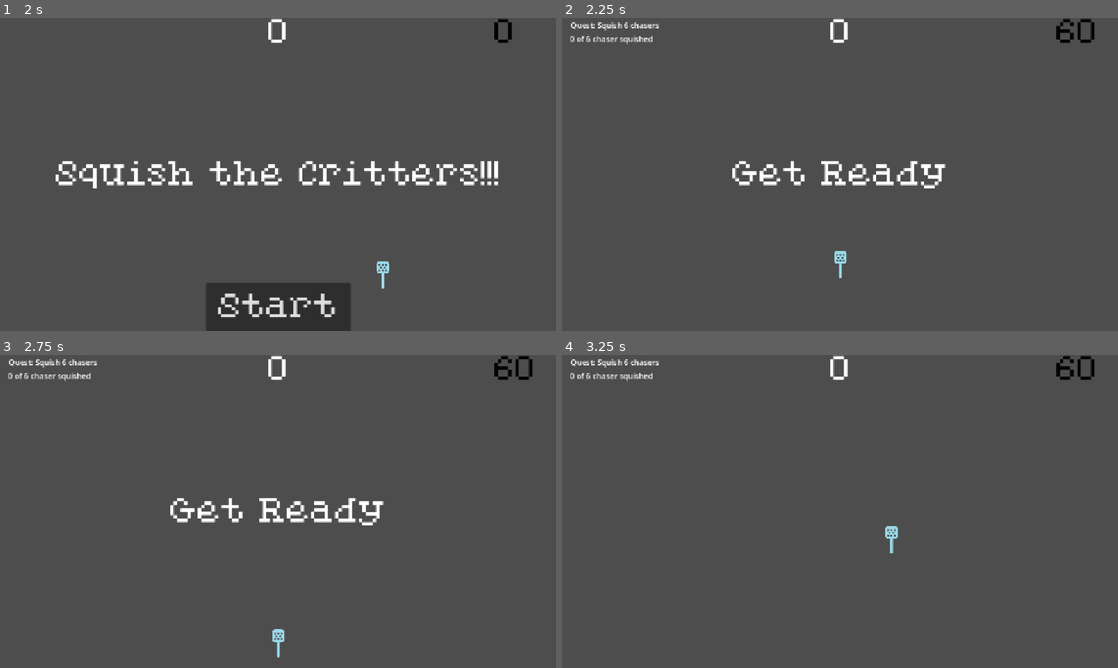
Above: before the commit, frames 1-4 (two rows, left to right).
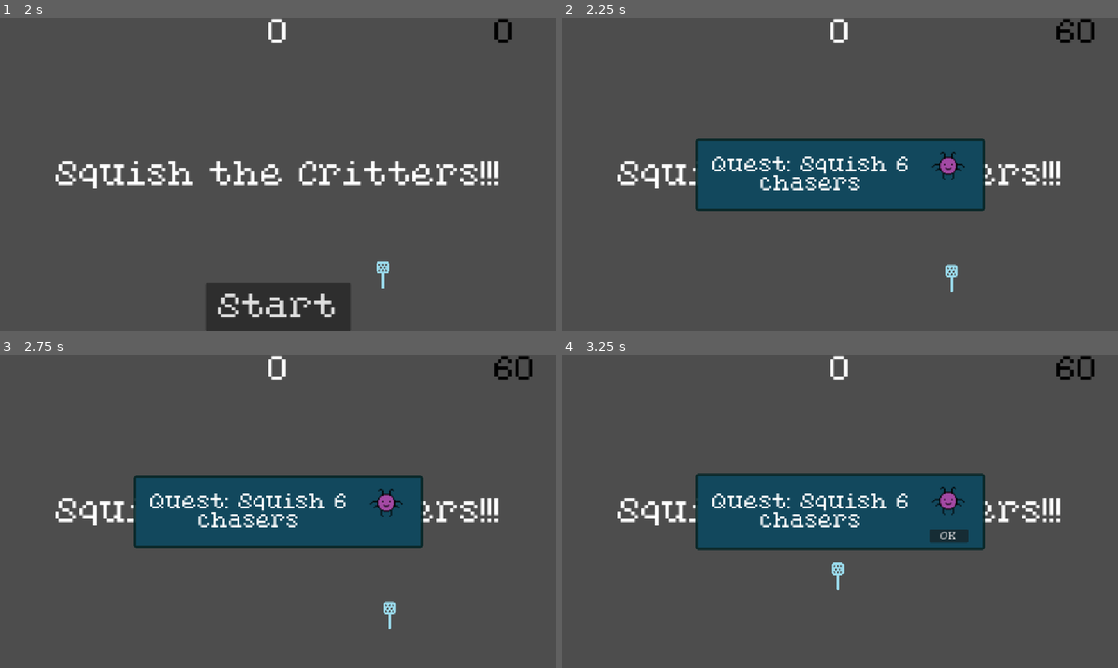
Above: after the commit, the same moments.

Repository: Evenwood/godotgamejame84
Game: Godot game, scene res://gui/title.tscn
Same seed, same stepped clock (60 frames per second), same inputs: the game is played once before the commit and once after it.
Inputs (mouse positions are in pixels of both pictures, inside the frame that each line leads up to):
- Up to frame 1 (2 s): click "Start" at 0.5 s; click "Skip" at 1.25 s
- Up to frame 2 (2.25 s): click "Start" at 2 s
- Up to frame 3 (2.75 s): no input
- Up to frame 4 (3.25 s): tap Enter at 2.75 s; move the mouse to (962, 495) at 2.77 s; right-click (962, 495) at 2.85 s

Frame 1 is identical in both runs. In frame 2, 14% of the frame differs, in the area x 1-90%, y 1-88%; in frame 3, 14%; in frame 4, 14%, in the area x 1-90%, y 1-76%.

Commit message:
Added a pop-up window for quests and made it so quests also raise a random stat on completion

Diff:
--- a/gamejam84/Main.tscn
+++ b/gamejam84/Main.tscn
@@ -12,6 +12,7 @@
 [ext_resource type="PackedScene" uid="uid://coqc6gtkj2fdl" path="res://gui/pause.tscn" id="10_wkp8b"]
 [ext_resource type="PackedScene" uid="uid://ddhv7gv0dw3am" path="res://gui/stats.tscn" id="11_20pc6"]
 [ext_resource type="PackedScene" uid="uid://sy7jjndicuyu" path="res://gui/level.tscn" id="12_5vvyt"]
+[ext_resource type="PackedScene" uid="uid://w0u7j23cql36" path="res://miniquests/miniquest.tscn" id="13_c6i3y"]
 
 [sub_resource type="Curve2D" id="Curve2D_glv2v"]
 _data = {
@@ -88,6 +89,10 @@
 [node name="Level" parent="." instance=ExtResource("12_5vvyt")]
 visible = false
 
+[node name="Miniquest" parent="." instance=ExtResource("13_c6i3y")]
+layer = 2
+visible = false
+
 [connection signal="timeout" from="MobTimer" to="." method="_on_mob_timer_timeout"]
 [connection signal="timeout" from="ScoreTimer" to="." method="_on_score_timer_timeout"]
 [connection signal="timeout" from="StartTimer" to="." method="_on_start_timer_timeout"]
--- a/gamejam84/core.gd
+++ b/gamejam84/core.gd
@@ -37,6 +37,7 @@
 const FAKER_SQUISH_POINTS = 2
 const CHASER_SQUISH_POINTS = 3
 const COLLECT_POWER_UP_POINTS = 3
+const QUEST_POINTS = 25
 
 # Stat Values
 const REG_CRITTER_HP = 1
@@ -59,6 +60,7 @@
 var num_swats = 0
 var successful_swats = 0
 var time_elapsed = 0
+var quests_completed = 0
 
 # Scaling Parameters
 var level = 0
@@ -66,6 +68,13 @@
 const VELOCITY_INCREMENT = 5.0
 const SCALE_INCREMENT = Vector2(0.1, 0.1)
 const LUCK_INCREMENT: float = 0.2
+
+# Assets
+var forwarder_icon: Texture2D = load("res://art/critter3.png")
+var zigzagger_icon: Texture2D = load("res://art/critter3_red.png")
+var spiraler_icon: Texture2D = load("res://art/critter3_green.png")
+var faker_icon: Texture2D = load("res://art/critter3_yellow.png")
+var chaser_icon: Texture2D = load("res://art/critter3_purple.png")
 
 func calculate_score() -> int:
 	var score = 0
@@ -76,6 +85,7 @@
 	score += CHASER_SQUISH_POINTS * chasers
 	score += critter_bonus_points
 	score += COLLECT_POWER_UP_POINTS * power_ups_collected
+	score += QUEST_POINTS * quests_completed
 	return score
 
 func reset_state() -> void:
@@ -90,6 +100,7 @@
 	num_swats = 0
 	successful_swats = 0
 	time_elapsed = 0
+	quests_completed = 0
 	level = 0
 	damage_increase = 0
 	size_increase = 0
--- a/gamejam84/gui/stats.gd
+++ b/gamejam84/gui/stats.gd
@@ -10,6 +10,7 @@
 @onready var succ_swats = $StatPanel/MarginContainer/LabelContainer/SuccSwatLabel
 @onready var accuracy = $StatPanel/MarginContainer/LabelContainer/AccuracyLabel
 @onready var time = $StatPanel/MarginContainer/LabelContainer/TimeLabel
+@onready var quests = $StatPanel/MarginContainer/LabelContainer/QuestLabel
 
 @onready var continue_button = $StatPanel/MarginContainer/LabelContainer/ButtonContainer/ContinueButton
 @onready var restart_button = $StatPanel/MarginContainer/LabelContainer/ButtonContainer/RestartButton
@@ -30,6 +31,7 @@
 
 func _ready() -> void:
 	stat_timer.wait_time = Core.STAT_SCREEN_TIME_INTERVAL
+	quests.tooltip_text = "Worth " + str(Core.QUEST_POINTS)
 	forwarder.tooltip_text = "Worth " + str(Core.FORWARDER_SQUISH_POINTS)
 	zigzagger.tooltip_text = "Worth " + str(Core.ZIGZAGGER_SQUISH_POINTS)
 	spiraler.tooltip_text = "Worth " + str(Core.SPIRALER_SQUISH_POINTS)
@@ -44,6 +46,7 @@
 	succ_swats.text = "Successful Swats: " + str(Core.successful_swats)
 	accuracy.text = "Accuracy: " + calc_accuracy()
 	time.text = "Time Elapsed: " + str(Core.time_elapsed) + " seconds"
+	quests.text ="Quests Completed: " + str(Core.quests_completed)
 
 	forwarder.text = "Forwarders: " + str(Core.forwarders)
 	zigzagger.text = "Zigzaggers: " + str(Core.zigzaggers)
@@ -78,6 +81,7 @@
 	succ_swats.hide()
 	accuracy.hide()
 	time.hide()
+	quests.hide()
 	continue_button.hide()
 	restart_button.hide()
 	exit_button.hide()
@@ -100,6 +104,8 @@
 	accuracy.show()
 	await stat_timer.timeout
 	time.show()
+	await stat_timer.timeout
+	quests.show()
 	await stat_timer.timeout
 	$LevelPanel.show()
 	await stat_timer.timeout
--- a/gamejam84/gui/stats.tscn
+++ b/gamejam84/gui/stats.tscn
@@ -35,7 +35,7 @@
 
 [node name="LabelContainer" type="VBoxContainer" parent="StatPanel/MarginContainer"]
 layout_mode = 2
-theme_override_constants/separation = 45
+theme_override_constants/separation = 35
 
 [node name="CritterLabel" type="RichTextLabel" parent="StatPanel/MarginContainer/LabelContainer"]
 layout_mode = 2
@@ -103,6 +103,16 @@
 theme_override_fonts/normal_font = ExtResource("1_wd47t")
 theme_override_font_sizes/normal_font_size = 25
 text = "Time Elapsed: "
+fit_content = true
+autowrap_mode = 0
+horizontal_alignment = 1
+vertical_alignment = 1
+
+[node name="QuestLabel" type="RichTextLabel" parent="StatPanel/MarginContainer/LabelContainer"]
+layout_mode = 2
+theme_override_fonts/normal_font = ExtResource("1_wd47t")
+theme_override_font_sizes/normal_font_size = 25
+text = "Quests Completed: "
 fit_content = true
 autowrap_mode = 0
 horizontal_alignment = 1
--- a/gamejam84/gui/statstyle.tres
+++ b/gamejam84/gui/statstyle.tres
@@ -1,7 +1,7 @@
 [gd_resource type="StyleBoxFlat" format=3 uid="uid://d32ynww7y148n"]
 
 [resource]
-bg_color = Color(0.0693711, 0.280649, 0.363005, 0.713726)
+bg_color = Color(0.0705882, 0.282353, 0.364706, 1)
 border_width_left = 5
 border_width_top = 5
 border_width_right = 5
--- a/gamejam84/hud.gd
+++ b/gamejam84/hud.gd
@@ -40,8 +40,8 @@
 	quest_objective_label.text = "Quest: " + objective
 	quest_progress_label.text = progress
 
-func show_quest_completed(bonus_points: int):
+func show_quest_completed(stat_increased: String):
 	# Show a temporary completion message
-	var completion_text = "Quest Complete! +" + str(bonus_points) + " points"
+	var completion_text = "Quest Complete! " + stat_increased + " up!"
 	# You could create a temporary label or use your existing message system
 	show_message(completion_text)
--- a/gamejam84/main.gd
+++ b/gamejam84/main.gd
@@ -69,16 +69,19 @@
 	player.reset_player()
 	$PowerUpSpawner.reset_spawner()
 	$MobTimer.wait_time = Core.MOB_SPAWN_RATE
-	create_new_quest()
 	reset_game_state()
 
-func reset_game_state() -> void:
-
+func round_start():
 	$HUD.update_score(score)
 	$HUD.update_time(time)
+	create_new_quest()
+	await get_tree().create_timer(1.0).timeout
 	$HUD.show_message("Get Ready")
 	$Player.start($StartPosition.position)
 	$StartTimer.start()
+
+func reset_game_state() -> void:
+	round_start()
 	game_active = true
 
 #func _on_swat_started(start_position: Vector2):
@@ -140,7 +143,6 @@
 	if($MobTimer.wait_time > 0.1):
 		$MobTimer.wait_time -= Core.TIMER_INCREMENT
 		print("Mob Timer Wait Time Now: " + str($MobTimer.wait_time))
-	create_new_quest()
 	$Level.show()
 
 
@@ -307,10 +309,32 @@
 
 			# Check if quest is completed
 			if current_quest.is_objective_met():
-				Core.critter_bonus_points += current_quest.get_reward_points()
-				$HUD.show_quest_completed(current_quest.get_reward_points())
+				Core.quests_completed += 1
+				quest_stat_increase()
+				await get_tree().create_timer(1.0).timeout
 				create_new_quest()
+				await get_tree().create_timer(1.0).timeout
 				print("Quest Completed! Bonus: +", current_quest.get_reward_points(), " points")
+				update_score()
+
+
+
+func quest_stat_increase() -> void:
+	var stat_up = randi_range(0, 2)
+	match(stat_up):
+		0:
+			Core.damage_increase += 1
+			$HUD.show_quest_completed("Damage")
+			print("Damage Increased")
+		1:
+			Core.size_increase += 1
+			$HUD.show_quest_completed("Size")
+			print("Size Increased")
+		2:
+			Core.luck_increase += 1
+			$HUD.show_quest_completed("Luck")
+			print("Luck Increased")
+	apply_level()
 
 func _on_resume_from_pause() -> void:
 	audio_player.stream = restart_sound
@@ -337,13 +361,17 @@
 	print(powerup_type, " ACTIVATED!")
 
 func create_new_quest():
-	current_quest = Miniquest.new("Mini Challenge", 25)  # 25 bonus points
+	current_quest = Miniquest.new("Mini Challenge", Core.QUEST_POINTS)  # 25 bonus points
 
 	# Random critter count (5-10) and type
 	var critter_count = randi_range(5, 10)
 	var critter_type = critter_types[randi() % critter_types.size()]
 
 	current_quest.set_critters_to_squish(critter_count, critter_type)
+	Engine.time_scale = 0
+	$Miniquest.display_quest(critter_count, critter_type)
+	await $Miniquest.quest_accepted
+	Engine.time_scale = 1
 
 	# Update HUD to show quest
 	$HUD.update_quest_display(\
--- a/gamejam84/miniquests/miniquest.gd
+++ b/gamejam84/miniquests/miniquest.gd
@@ -16,6 +16,7 @@
 	critters_to_squish = critter_count
 	critters_squished = 0
 	critter_type_to_squish = critter_type
+
 
 func get_objective() -> String:
 	return "Squish %d %ss" % [critters_to_squish, critter_type_to_squish]
--- /dev/null
+++ b/gamejam84/miniquests/miniquest.tscn
@@ -0,0 +1,60 @@
+[gd_scene load_steps=4 format=3 uid="uid://w0u7j23cql36"]
+
+[ext_resource type="StyleBox" uid="uid://d32ynww7y148n" path="res://gui/statstyle.tres" id="1_dpobf"]
+[ext_resource type="Script" uid="uid://08qvku1augfw" path="res://miniquests/miniquest_gui.gd" id="1_ehxuy"]
+[ext_resource type="FontFile" uid="uid://csuju232u5qsn" path="res://art/PixelatedEleganceRegular-ovyAA.ttf" id="2_ehxuy"]
+
+[node name="Miniquest" type="CanvasLayer"]
+script = ExtResource("1_ehxuy")
+
+[node name="PanelContainer" type="PanelContainer" parent="."]
+anchors_preset = 8
+anchor_left = 0.5
+anchor_top = 0.5
+anchor_right = 0.5
+anchor_bottom = 0.5
+offset_left = -300.0
+offset_top = -75.0
+offset_right = 300.0
+offset_bottom = 75.0
+grow_horizontal = 2
+grow_vertical = 2
+theme_override_styles/panel = ExtResource("1_dpobf")
+
+[node name="MarginContainer" type="MarginContainer" parent="PanelContainer"]
+layout_mode = 2
+theme_override_constants/margin_left = 10
+theme_override_constants/margin_top = 10
+theme_override_constants/margin_right = 10
+theme_override_constants/margin_bottom = 10
+
+[node name="HBoxContainer" type="HBoxContainer" parent="PanelContainer/MarginContainer"]
+layout_mode = 2
+theme_override_constants/separation = 20
+
+[node name="QuestText" type="Label" parent="PanelContainer/MarginContainer/HBoxContainer"]
+custom_minimum_size = Vector2(450, 0)
+layout_mode = 2
+theme_override_fonts/font = ExtResource("2_ehxuy")
+theme_override_font_sizes/font_size = 40
+text = "Quest: Squish 5 Forwarders"
+horizontal_alignment = 1
+vertical_alignment = 1
+autowrap_mode = 3
+
+[node name="VBoxContainer" type="VBoxContainer" parent="PanelContainer/MarginContainer/HBoxContainer"]
+custom_minimum_size = Vector2(80, 0)
+layout_mode = 2
+theme_override_constants/separation = 20
+
+[node name="CritterIcon" type="TextureRect" parent="PanelContainer/MarginContainer/HBoxContainer/VBoxContainer"]
+custom_minimum_size = Vector2(80, 80)
+layout_mode = 2
+
+[node name="OkButton" type="Button" parent="PanelContainer/MarginContainer/HBoxContainer/VBoxContainer"]
+layout_mode = 2
+theme_override_fonts/font = ExtResource("2_ehxuy")
+theme_override_font_sizes/font_size = 20
+text = "OK"
+
+[connection signal="pressed" from="PanelContainer/MarginContainer/HBoxContainer/VBoxContainer/OkButton" to="." method="_on_ok_button_pressed"]
--- /dev/null
+++ b/gamejam84/miniquests/miniquest_gui.gd
@@ -0,0 +1,32 @@
+extends CanvasLayer
+
+signal quest_accepted()
+
+@onready var quest_text = $PanelContainer/MarginContainer/HBoxContainer/QuestText
+@onready var critter_icon = $PanelContainer/MarginContainer/HBoxContainer/VBoxContainer/CritterIcon
+@onready var quest_button = $PanelContainer/MarginContainer/HBoxContainer/VBoxContainer/OkButton
+
+func display_quest(critter_count:int, critter_type:String) -> void:
+	quest_button.hide()
+	quest_text.text = "Quest: Squish " + str(critter_count) + " " + critter_type + "s"
+	match(critter_type):
+		"forwarder":
+			critter_icon.texture = Core.forwarder_icon
+		"zigzagger":
+			critter_icon.texture = Core.zigzagger_icon
+		"spiraler":
+			critter_icon.texture = Core.spiraler_icon
+		"faker":
+			critter_icon.texture = Core.faker_icon
+		"chaser":
+			critter_icon.texture = Core.chaser_icon
+		_:
+			critter_icon.texture = Core.forwarder_icon
+	show()
+	await get_tree().create_timer(1.0, false, false, true).timeout
+	quest_button.show()
+
+
+func _on_ok_button_pressed() -> void:
+	hide()
+	quest_accepted.emit()
Not shown: 1 places in gamejam84/Main.tscn that only renumber resources
Not shown, added: gamejam84/miniquests/miniquest_gui.gd.uid
